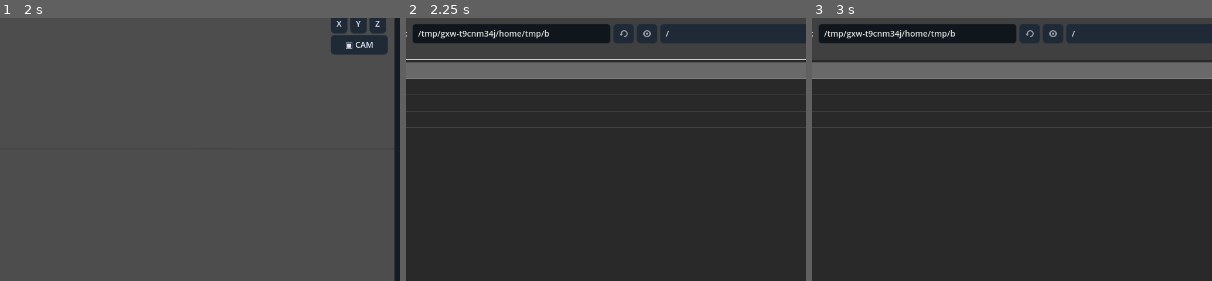
Above: before the commit, frames 1-3 (left to right).
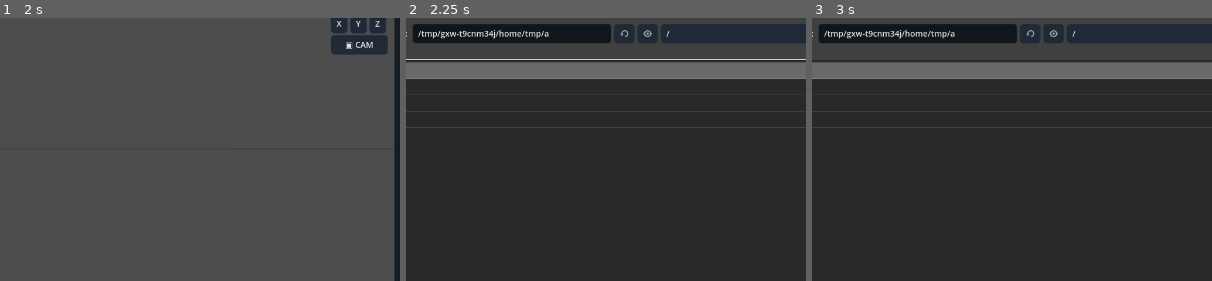
Above: after the commit, the same moments.

Repository: Onnevan/Kabuki
Game: Godot game, scene res://editor/main.tscn
Same seed, same stepped clock (60 frames per second), same inputs: the game is played once before the commit and once after it.
Inputs (mouse positions are % of the whole screen's width and height, from its top left):
- Up to frame 1 (2 s): click "↶" at 0.5 s; click "↷" at 1.25 s
- Up to frame 2 (2.25 s): click "＋ IMPORT" at 2 s
- Up to frame 3 (3 s): click (37, 77) at 2.77 s; type "12" at 2.85 s
The pictures show only the part of the screen within x 27-77%, y 15-65%; the shares and areas given below are measured in that part.

Frame 1 is identical in both runs. In frame 2, 0.1% of the frame differs, in the area x 34-66%, y 3-9%; in frame 3, 0.1%.

Commit message:
Decouple timeline scrubbing from scene frame

Diff:
--- a/editor/frame_timeline.gd
+++ b/editor/frame_timeline.gd
@@ -12,6 +12,7 @@
 var drawing_exposure_frames: Array[int] = []
 signal key_selected(path: String, frame: int, interpolation: String)
 signal key_deselected
+signal frame_requested(frame: int)
 const LANE_X := 210.0
 const HEADER_H := 28.0
 const CHANNELS: Array[String] = ["transform.position","transform.rotation","transform.scale"]
@@ -174,7 +175,7 @@
 				key_selected.emit(selected_key_path, selected_key_frame, get_selected_interpolation())
 				queue_redraw();accept_event();return
 			if e.position.x>=LANE_X:
-				scrubbing=true;ProjectStore.set_frame(_frame_from_x(e.position.x));accept_event()
+				scrubbing=true;frame_requested.emit(_frame_from_x(e.position.x));accept_event()
 		else:
 			scrubbing=false;dragging_key=false
 	elif e is InputEventMouseMotion:
@@ -184,7 +185,7 @@
 				ProjectStore.move_key(object_id,selected_key_path,selected_key_frame,nf);selected_key_frame=nf;queue_redraw()
 			accept_event()
 		elif scrubbing:
-			ProjectStore.set_frame(_frame_from_x(e.position.x));accept_event()
+			frame_requested.emit(_frame_from_x(e.position.x));accept_event()
 
 func get_selected_interpolation() -> String:
 	if selected_key_frame < 0 or selected_key_path.is_empty(): return ""
